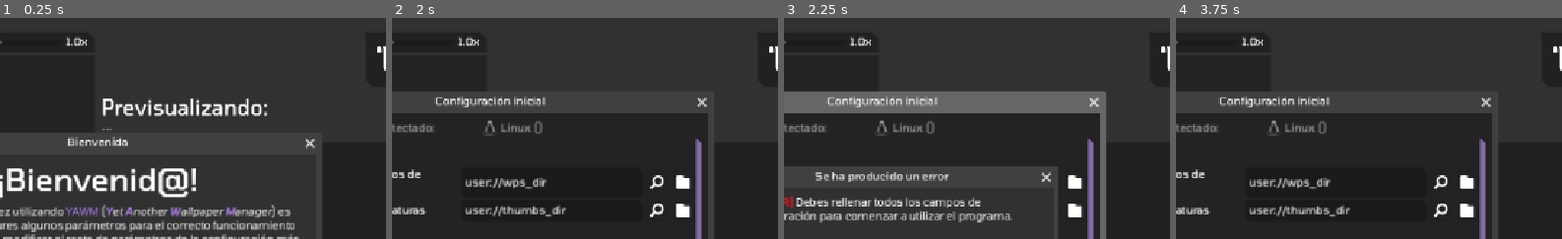
Above: before the commit, frames 1-4 (left to right).
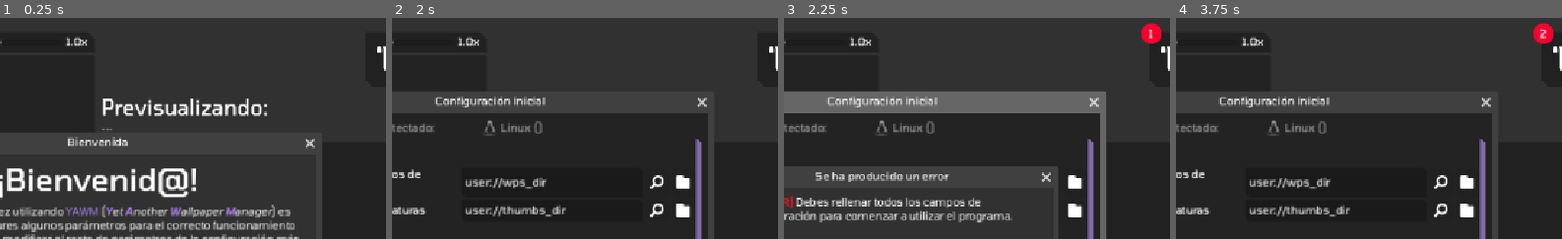
Above: after the commit, the same moments.

Repository: m0xn/yawm
Game: Godot game, scene res://scenes/Main.tscn
Two runs of this game, one before a commit and one after it. Both use one fixed random seed, a clock stepped at 60 frames per second and the inputs below.
Inputs (mouse positions are % of the whole screen's width and height, from its top left):
- Up to frame 1 (0.25 s): no input
- Up to frame 2 (2 s): click "Empezar" at 0.5 s; click (61, 59) at 1.27 s; type "12" at 1.35 s; click (61, 65) at 1.5 s; type "12" at 1.58 s
- Up to frame 3 (2.25 s): click "Guardar" at 2 s
- Up to frame 4 (3.75 s): click "Añadir fondos de pantalla" at 2.75 s; click "Poner como fondo de pantalla" at 3.5 s
The pictures show only the part of the screen within x 37-87%, y 0-50%; the shares and areas given below are measured in that part.

Frames 1-2 are identical in both runs. In frame 3, 0.4% of the frame differs, in the area x 92-98%, y 2-12%; in frame 4, 0.4%.
Error in both runs: Invalid access of index '0' on a base object of type: 'PackedStringArray'. (res://scripts/img_proc_controller.gd:5)

Commit message:
Added a new logs indicator

Diff:
--- a/scenes/Main.tscn
+++ b/scenes/Main.tscn
@@ -48,6 +48,17 @@
 corner_radius_bottom_left = 10
 corner_detail = 1
 
+[sub_resource type="StyleBoxFlat" id="StyleBoxFlat_xa025"]
+content_margin_left = 5.0
+content_margin_top = 5.0
+content_margin_right = 5.0
+content_margin_bottom = 5.0
+bg_color = Color(0.963508, 0, 0.185268, 1)
+corner_radius_top_left = 20
+corner_radius_top_right = 20
+corner_radius_bottom_right = 20
+corner_radius_bottom_left = 20
+
 [node name="AppRoot" type="Control" node_paths=PackedStringArray("global_nodes")]
 layout_mode = 3
 anchors_preset = 15
@@ -59,6 +70,7 @@
 global_nodes = {
 "app_root_ref": NodePath("."),
 "grid_container_ref": NodePath("MainUIHBC/ThumbnailsVBC/ThumbnailsP/ThumbnailsSC/ThumbnailsGC"),
+"new_logs_ind_label_ref": NodePath("UIControlsHBC/LogsP/NewLogsIndicatorLB"),
 "preview_label_ref": NodePath("MainUIHBC/PreviewVBC/PreviewLabelsVBC/PreviewFileLB"),
 "preview_rect_ref": NodePath("MainUIHBC/PreviewVBC/PreviewImgP/PreviewImgTR"),
 "scale_factor_label_ref": NodePath("MainUIHBC/ThumbnailsVBC/ThumbnailsInfoP/InfoContainerHBC/ScaleFactorLB"),
@@ -264,6 +276,17 @@
 layout_mode = 2
 theme_override_styles/panel = SubResource("StyleBoxFlat_bb450")
 
+[node name="NewLogsIndicatorLB" type="Label" parent="UIControlsHBC/LogsP"]
+unique_name_in_owner = true
+visible = false
+offset_left = -13.0
+offset_top = -13.0
+offset_right = 17.0
+offset_bottom = 17.0
+theme_override_styles/normal = SubResource("StyleBoxFlat_xa025")
+text = "0"
+horizontal_alignment = 1
+
 [node name="LogsBTN" type="TextureButton" parent="UIControlsHBC/LogsP"]
 unique_name_in_owner = true
 layout_mode = 1
--- a/scenes/settings_panels/ImgProcSection.tscn
+++ b/scenes/settings_panels/ImgProcSection.tscn
@@ -173,7 +173,6 @@
 size_flags_horizontal = 3
 min_value = 1.0
 value = 1.0
-update_on_text_changed = true
 suffix = "%"
 
 [node name="ResetSettingBTN" parent="PrvwDfHBC/PrvwProcCfgVBC/PrvwDfHBC" instance=ExtResource("2_iauv4")]
--- a/scripts/buttons/open_logs_btn.gd
+++ b/scripts/buttons/open_logs_btn.gd
@@ -1,4 +1,8 @@
 extends TextureButton
 
 func _ready() -> void:
-	button_down.connect(func (): Global.nodes.app_root_ref.get_node("DebugWindowWND").show())
+	button_down.connect(func ():
+		Global.nodes.app_root_ref.get_node("DebugWindowWND").show()
+		AppData.new_logs = 0
+		Global.nodes.new_logs_ind_label_ref.hide()
+	)
--- a/scripts/globals/app_data.gd
+++ b/scripts/globals/app_data.gd
@@ -28,3 +28,5 @@
 var logs: String = "
 # LOGS #
 "
+
+var new_logs: int = 0
--- a/scripts/globals/utils.gd
+++ b/scripts/globals/utils.gd
@@ -152,7 +152,9 @@
 		var plain_log = Utils.Str.trim_extra_spaces(bbcode_tags_regex.sub(msg, "", true))
 
 		AppData.logs += "\n#> " + plain_log + "." # NOTE: Missing dot after the RegEx search
-		print(AppData.logs)
+		AppData.new_logs += 1
+		Global.nodes.new_logs_ind_label_ref.show()
+		Global.nodes.new_logs_ind_label_ref.text = str(AppData.new_logs)
 
 class Str:
 	static func flatten_array(accumulator: String, next_output: String, sep := "\n") -> String:
--- a/scripts/img_proc_controller.gd
+++ b/scripts/img_proc_controller.gd
@@ -34,9 +34,9 @@
 
 	var total_thumbnails = AppData.wp_count if AppData.wp_count != 0 else len(DirAccess.get_files_at(AppData.settings.get_value("dirs", "wps_dir")))
 
-	var downscale_factor = spinbox_ref.value / 100
+	var downscale_factor = spinbox_ref.value
 	await Utils.Dir.iterate_dir(AppData.settings.get_value("dirs", "wps_dir"), func (filename):
-		var downscaled_img = Utils.ImgProcessing.render_img(AppData.settings.get_value("dirs", "wps_dir").path_join(filename), filename, downscale_factor, output_dir)
+		var downscaled_img = Utils.ImgProcessing.render_img(AppData.settings.get_value("dirs", "wps_dir").path_join(filename), filename, spinbox_ref.value, output_dir)
 		Utils.GC.load_into_grid_container(filename, downscaled_img)
 
 		if filename == AppData.random_wp:
Not shown: 1 places in scenes/Main.tscn that only renumber resources
